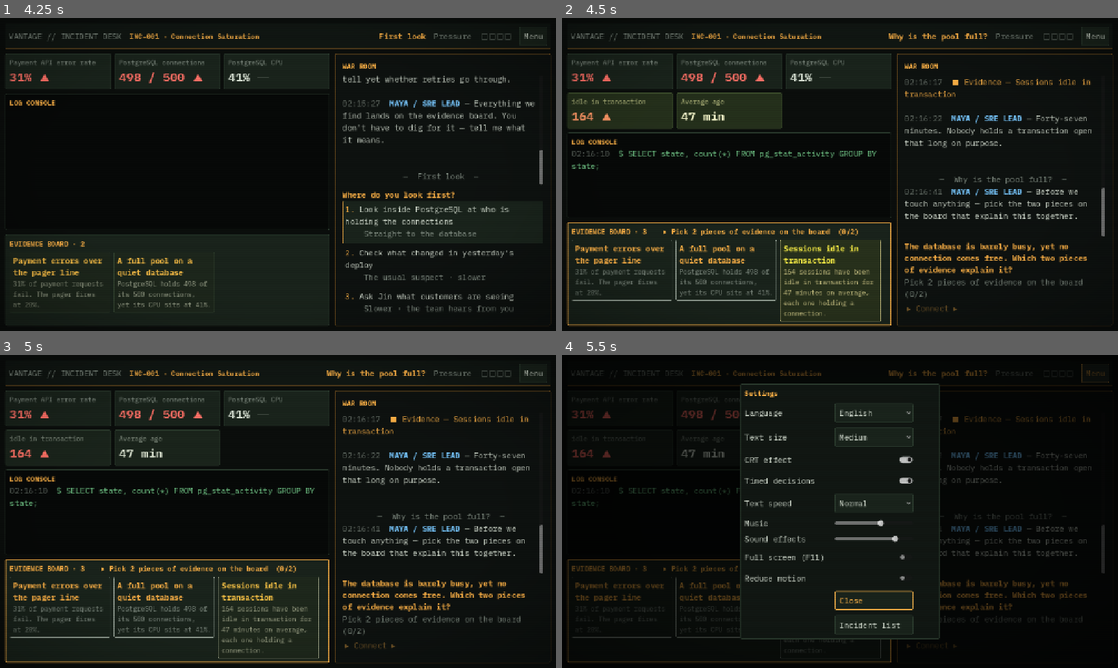
Above: before the commit, frames 1-4 (two rows, left to right).
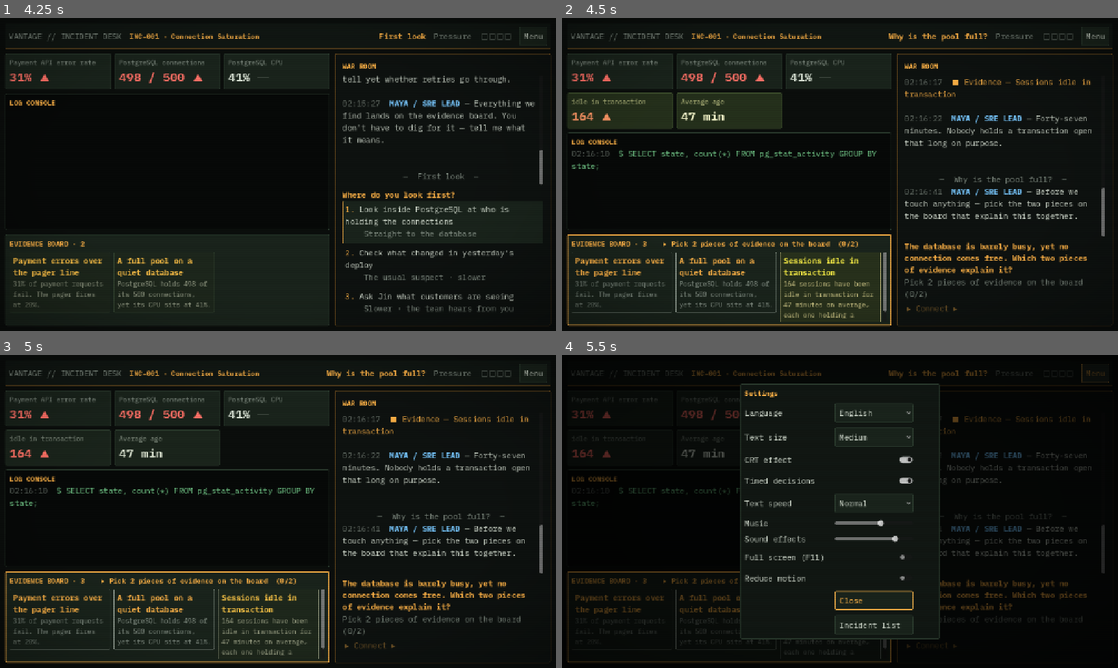
Above: after the commit, the same moments.

Repository: Seunghyun0606/orpheus-project
Game: Godot game, scene res://scenes/main.tscn
Two runs of this game, one before a commit and one after it. Both use one fixed random seed, a clock stepped at 60 frames per second and the inputs below.
Inputs (mouse positions are in pixels of both pictures, inside the frame that each line leads up to):
- Up to frame 1 (4.25 s): move the mouse to (400, 158) at 0.52 s; tap 1 at 0.6 s; click (400, 158) at 0.67 s; move the mouse to (166, 190) at 1.27 s; tap 9 at 1.35, 2.85 s; click (166, 190) at 1.42 s; click "▸ Begin INC-001 · Connection …" at 2 s; move the mouse to (333, 105) at 2.77 s; click (333, 105) at 2.92 s; move the mouse to (250, 237) at 3.52 s; tap Space at 3.6 s; click (250, 237) at 3.67 s; tap Enter (ui_accept) at 3.77 s
- Up to frame 2 (4.5 s): tap Enter (ui_accept) at 4.25 s; move the mouse to (1006, 221) at 4.27 s; tap 1 at 4.35 s; click (1006, 221) at 4.42 s
- Up to frame 3 (5 s): tap Enter (ui_accept) at 4.52 s
- Up to frame 4 (5.5 s): click "Menu" at 5 s

Frame 1 is identical in both runs. In frame 2, 5.8% of the frame differs, in the area x 0-60%, y 63-98%; in frame 3, 5.7%; in frame 4, 1.4%.

Commit message:
fix(godot): QA pass over the full campaign
- A step with nothing new to reveal (continuing past INC-026's last scene)
  never showed the summary, so the finale could not finish or be recorded;
  such steps now go straight to the next controls.
- Long metric values wrap inside their tile instead of widening the desk;
  the evidence tray keeps its height and long cards scroll inside it.
- Korean register: colleagues no longer say 당신 (glossary), option and
  narration lines use 네/너; the INC-026 sign-in tile matches the dialogue
  (인증); NULL is named NULL in Act 7 as in the other Acts.
- New godot/tests/ui_smoke.gd (npm run godot:smoke): the whole campaign
  through the real UI three ways, every incident reopened as a record, a
  language switch mid-incident, credits, and all ten final actions.

Co-Authored-By: Claude Opus 5.5 <noreply@anthropic.com>

Diff:
--- a/godot/data/episodes/inc-019.json
+++ b/godot/data/episodes/inc-019.json
@@ -34,7 +34,7 @@
     },
     {
       "id": "NULL",
-      "name": "NULL_218"
+      "name": "NULL"
     }
   ],
   "evidence": [
--- a/godot/data/episodes/inc-020.json
+++ b/godot/data/episodes/inc-020.json
@@ -30,7 +30,7 @@
     },
     {
       "id": "NULL",
-      "name": "NULL_218"
+      "name": "NULL"
     }
   ],
   "evidence": [
--- a/godot/data/episodes/inc-021.json
+++ b/godot/data/episodes/inc-021.json
@@ -30,7 +30,7 @@
     },
     {
       "id": "NULL",
-      "name": "NULL_218"
+      "name": "NULL"
     }
   ],
   "evidence": [
--- a/godot/data/episodes/inc-022.json
+++ b/godot/data/episodes/inc-022.json
@@ -34,7 +34,7 @@
     },
     {
       "id": "NULL",
-      "name": "NULL_218"
+      "name": "NULL"
     }
   ],
   "evidence": [
--- a/godot/data/episodes/inc-026.json
+++ b/godot/data/episodes/inc-026.json
@@ -115,7 +115,7 @@
         },
         {
           "metric": {
-            "label": "Identity",
+            "label": "Identity (sign-in)",
             "value": "26%",
             "trend": "up"
           }
--- a/godot/scripts/ui/main.gd
+++ b/godot/scripts/ui/main.gd
@@ -14,7 +14,7 @@
 ## Review automation (user args after `--`):
 ##   --episode=INC-001  --play=c,SESSIONS,d:POOL_AT_LIMIT+IDLE_TRANSACTIONS
 ##   --lang=ko|en  --flags=FLAG+FLAG  --select=ID+ID  --settings  --wait=<seconds>
-##   --reenter  --act-card  --credits  --shot=<png path>
+##   --until=timer|deduction|<scene id>  --reenter  --act-card  --credits  --shot=<png path>
 ## `c` continues, `t` lets the timer run out, `d:A+B` deduces, anything else
 ## chooses that option. --flags enters the episode with those campaign flags set
 ## (saved progress is never touched while capturing). --wait lets the reveal run in real time before the
@@ -360,7 +360,9 @@
 	tray_column.add_child(tray_header)
 	tray_scroll = ScrollContainer.new()
 	tray_scroll.size_flags_vertical = Control.SIZE_EXPAND_FILL
-	tray_scroll.vertical_scroll_mode = ScrollContainer.SCROLL_MODE_DISABLED
+	# The tray keeps its height; a long card scrolls inside it rather than
+	# pushing the log console up.
+	tray_scroll.vertical_scroll_mode = ScrollContainer.SCROLL_MODE_AUTO
 	cards_box = HBoxContainer.new()
 	cards_box.add_theme_constant_override("separation", 8)
 	cards_box.add_child(_label(UiText.t("board_empty"), "DimLabel", false))
@@ -410,6 +412,10 @@
 	_clear_controls()
 	if not pending.is_empty():
 		controls.add_child(_label(UiText.t("skip"), "DimLabel"))
+	elif typing_label == null:
+		# Nothing new to reveal (e.g. continuing past a final scene with no
+		# beats): go straight to the next controls or the summary.
+		_show_controls()
 
 
 func _process(delta: float) -> void:
@@ -836,7 +842,9 @@
 		tile.size_flags_horizontal = Control.SIZE_EXPAND_FILL
 		var column := VBoxContainer.new()
 		column.add_child(_label(_t(label), "TileLabel"))
-		var value := _label("", "TileValue", false)
+		# Long values ("Kestrel Falls · 3h 12m") wrap inside the tile instead of
+		# widening the desk and squeezing the dialogue column.
+		var value := _label("", "TileValue")
 		column.add_child(value)
 		tile.add_child(column)
 		metrics_grid.add_child(tile)
@@ -1352,6 +1360,20 @@
 		_submit(input)
 	if not args.has("wait"):
 		_skip_reveal()
+	if args.has("until"):
+		# Plays first options / deduction answers until the named kind of scene:
+		# "timer" (a timed decision), "deduction", or a scene id.
+		for i in 60:
+			_skip_reveal()
+			var scene := StoryRunner.current_scene(episode, state)
+			if scene.is_empty() or scene["id"] == args["until"] or scene["type"] == args["until"] or (args["until"] == "timer" and scene.has("timer")):
+				break
+			if scene["type"] == "briefing":
+				_submit({"type": "continue"})
+			elif scene["type"] == "deduction":
+				_submit({"type": "deduce", "picks": scene["solution"]})
+			else:
+				_submit({"type": "choose", "optionId": StoryRunner.available_options(scene, state)[0]["id"]})
 	if args.has("reenter"):
 		# Leave and choose the incident again: a finished one opens its record,
 		# an unfinished one resumes where it was left.
--- a/godot/scripts/ui/ui_text.gd
+++ b/godot/scripts/ui/ui_text.gd
@@ -105,7 +105,7 @@
 		"timed_out": "시간 초과",
 		"pressure": "압박",
 		"end_title": "인시던트 종료",
-		"end_choices": "당신의 결정",
+		"end_choices": "내 결정",
 		"end_changes": "달라진 것",
 		"no_change": "눈에 띄는 변화 없음.",
 		"replay": "다시 하기",
--- /dev/null
+++ b/godot/tests/ui_smoke.gd
@@ -0,0 +1,119 @@
+extends SceneTree
+## Plays the whole campaign through the real UI (main.gd) three times with
+## different choosing strategies, opens each finished incident as a record,
+## switches language mid-incident and ends on the credits. Any script error
+## shows up in the output; the run fails if an episode does not end.
+##
+##   godot --headless --path godot --script res://tests/ui_smoke.gd
+
+const Library := preload("res://scripts/story/episode_library.gd")
+const Progress := preload("res://scripts/story/progress.gd")
+const StoryRunner := preload("res://scripts/story/story_runner.gd")
+const Settings := preload("res://scripts/ui/settings.gd")
+
+
+func _initialize() -> void:
+	var main: Control = load("res://scenes/main.tscn").instantiate()
+	root.add_child(main)
+	await process_frame
+	# Never touch the player's saves.
+	main.reviewing = true
+	var failures := 0
+	var steps := 0
+	for strategy in ["first", "last+timeout", "middle"]:
+		main.progress = Progress.empty()
+		var ending := ""
+		for entry in Library.episode_index():
+			var id: String = entry["id"]
+			main._start_episode(id)
+			main._close_act_card()
+			var guard := 0
+			while guard < 200:
+				guard += 1
+				main._skip_reveal()
+				var scene: Dictionary = StoryRunner.current_scene(main.episode, main.state)
+				if scene.is_empty():
+					break
+				main._submit(_input(scene, main.state, strategy, guard))
+				steps += 1
+				if guard == 3 and id == "INC-010":
+					# Language switch mid-incident rebuilds the screen.
+					main._change_setting("language", "en" if Settings.language == "ko" else "ko")
+					main._change_setting("language", "ko")
+					main._close_settings()
+			main._skip_reveal()
+			if not StoryRunner.current_scene(main.episode, main.state).is_empty():
+				failures += 1
+				printerr("%s (%s) did not end" % [id, strategy])
+			if not Progress.is_finished(main.progress, id):
+				failures += 1
+				printerr("%s (%s) was not recorded as finished" % [id, strategy])
+			ending = main._ending()
+			# Choosing a finished incident opens its record, read-only.
+			main._start_episode(id)
+			if not main.viewing_record:
+				failures += 1
+				printerr("%s (%s) did not open as a record" % [id, strategy])
+		if ending == "":
+			failures += 1
+			printerr("%s run reached no ending" % strategy)
+		else:
+			main._show_credits(ending)
+			print("%s: ending %s" % [strategy, ending])
+	# Every ending, with all gate flags set: each final action ends its episode
+	# and names its ending.
+	var gates := ["MANUAL_READY", "CORE_LOCATED", "HUMAN_JUDGMENT", "BOARD_ALLIED", "BOARD_CASE_FILED",
+		"NULL_TRUSTED", "ARCHIVE_SAVED", "ARCHIVE_KEEPER", "PLURAL_REVIEW_DRAFTED"]
+	var final_options: Array = StoryRunner.find_scene(Library.load_episode("INC-026"), "final")["options"]
+	for option in final_options:
+		main.progress = Progress.empty()
+		for flag in gates:
+			main.review_flags[flag] = true
+		main._start_episode("INC-026")
+		for i in 40:
+			main._skip_reveal()
+			var scene: Dictionary = StoryRunner.current_scene(main.episode, main.state)
+			if scene.is_empty():
+				break
+			var input := {"type": "continue"}
+			if scene["id"] == "final":
+				input = {"type": "choose", "optionId": option["id"]}
+			elif scene["type"] == "choice":
+				input = {"type": "choose", "optionId": StoryRunner.available_options(scene, main.state)[0]["id"]}
+			main._submit(input)
+		main._skip_reveal()
+		var ending: String = main._ending()
+		if ending == "" or not Progress.is_finished(main.progress, "INC-026"):
+			failures += 1
+			printerr("final action %s did not reach an ending" % option["id"])
+		else:
+			print("final %s -> %s" % [option["id"], ending])
+		steps += 1
+	main.review_flags.clear()
+	main._show_title()
+	await process_frame
+	print("ui smoke: %d inputs, %d failures" % [steps, failures])
+	quit(1 if failures > 0 else 0)
+
+
+func _input(scene: Dictionary, state: Dictionary, strategy: String, step: int) -> Dictionary:
+	match scene["type"]:
+		"briefing":
+			return {"type": "continue"}
+		"deduction":
+			if strategy == "last+timeout" and state["attempts"] == 0:
+				var wrong := []
+				for id in state["collected"]:
+					if not scene["solution"].has(id) and wrong.size() < scene["solution"].size():
+						wrong.append(id)
+				if wrong.size() == scene["solution"].size():
+					return {"type": "deduce", "picks": wrong}
+			return {"type": "deduce", "picks": scene["solution"]}
+	var options := StoryRunner.available_options(scene, state)
+	if strategy == "last+timeout":
+		if scene.has("timer") and step % 2 == 0:
+			return {"type": "timeout"}
+		return {"type": "choose", "optionId": options[-1]["id"]}
+	if strategy == "middle":
+		return {"type": "choose", "optionId": options[options.size() / 2]["id"]}
+	return {"type": "choose", "optionId": options[0]["id"]}
Not shown, changed: godot/locale/ko.po
Not shown, added: godot/tests/ui_smoke.gd.uid
Not shown, changed: package.json
Not shown, changed: scripts/story/godot.mjs
Not shown, changed: src/i18n/content/ko/story-inc-001.yaml
Not shown, changed: src/i18n/content/ko/story-inc-002.yaml
Not shown, changed: src/i18n/content/ko/story-inc-003.yaml
Not shown, changed: src/i18n/content/ko/story-inc-004.yaml
Not shown, changed: src/i18n/content/ko/story-inc-015.yaml
Not shown, changed: src/i18n/content/ko/story-inc-017.yaml
Not shown, changed: src/i18n/content/ko/story-inc-018.yaml
Not shown, changed: src/i18n/content/ko/story-inc-026.yaml
(and 5 more such lines)
